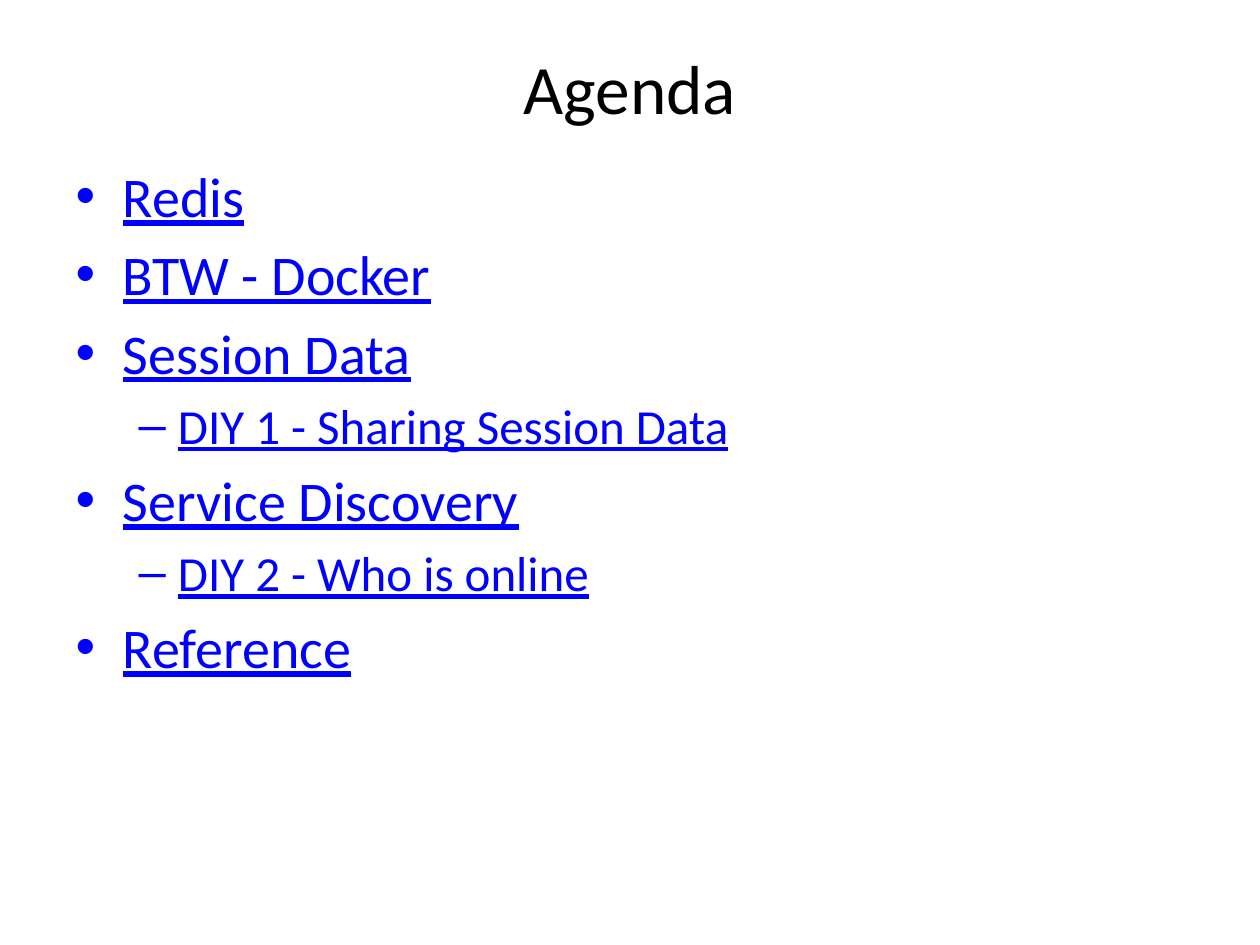
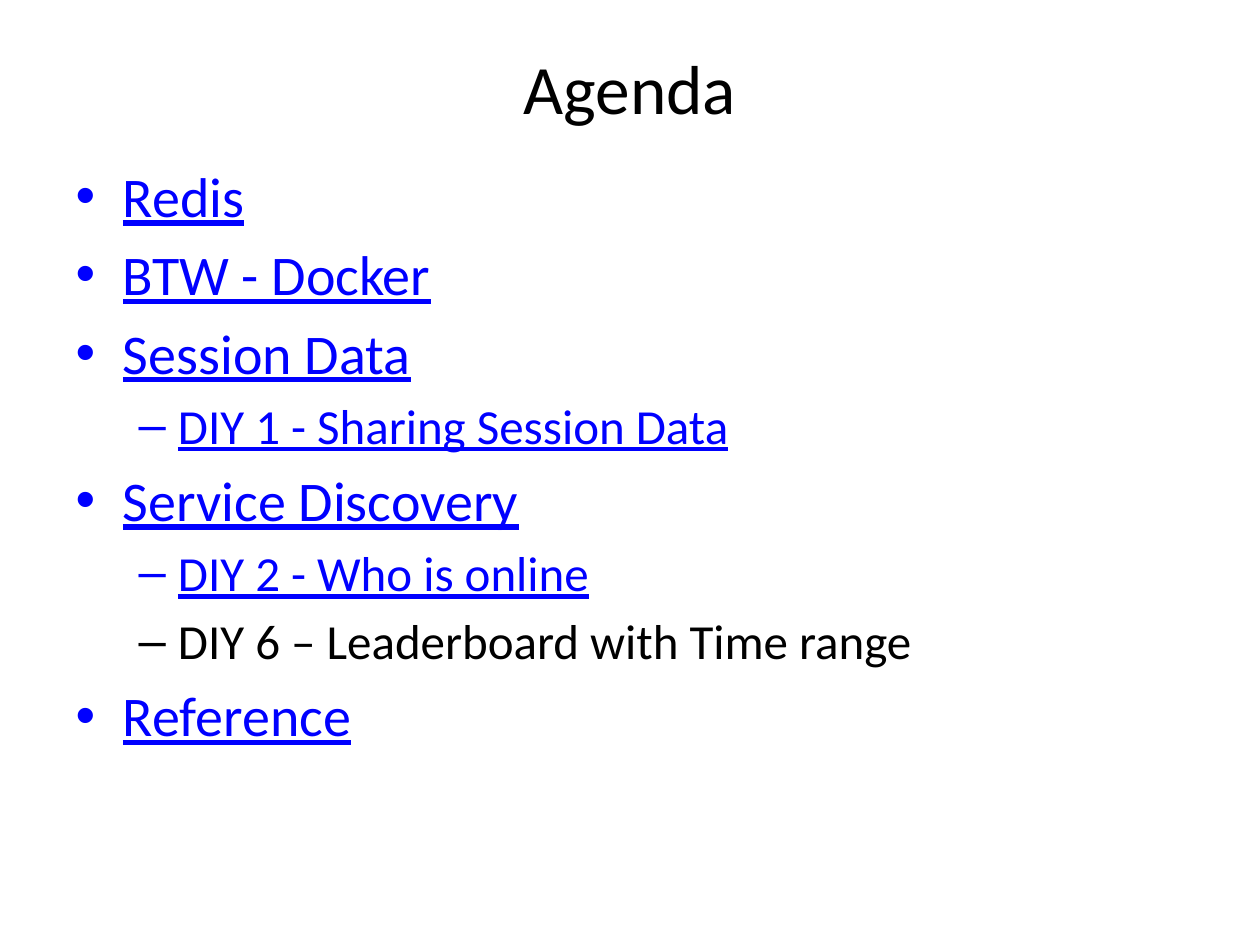
Before and after one commit to jimliu7434/microservice-sample, a slide deck: slide 2 of Microservice02.pptx. Drawn at 1260x945 pixels with LibreOffice and Linux fonts; fonts in the diff are those of the drawing. Boxes give left, top, right and bottom in pixels: in the first picture for what was removed or moved away, otherwise in the second. Text is boxed around its words. In the diff, an @@ line names an element or a change of style, - is before the commit and + after.

```diff
--- a/Microservice02.pptx
+++ b/Microservice02.pptx
@@ text at [178, 625, 911, 668]: paragraph added @@
+  – DIY 6 – Leaderboard with Time range
```
Also in this commit, not shown: 4 other slides changed, 2 slides added, 1 other file.
